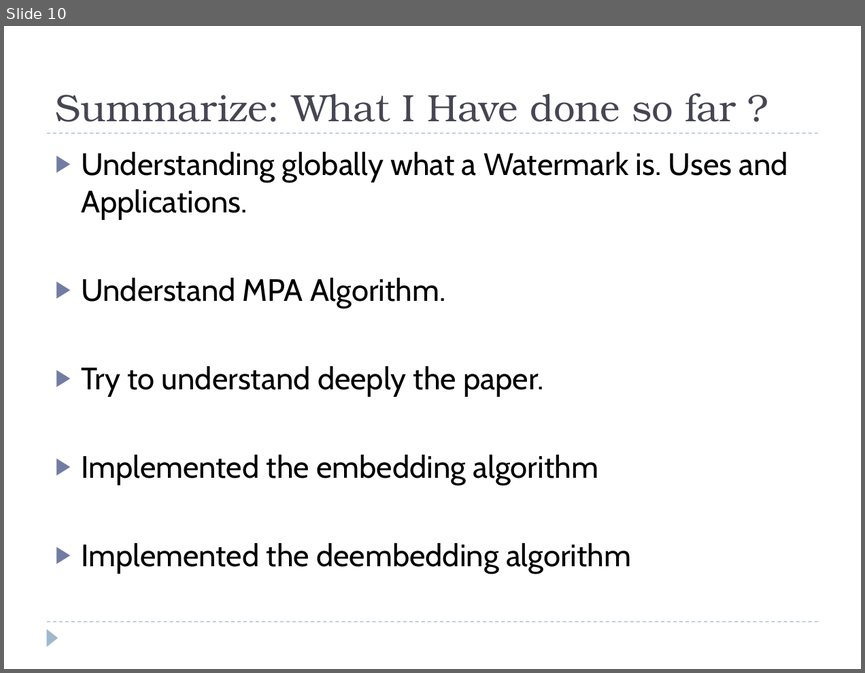
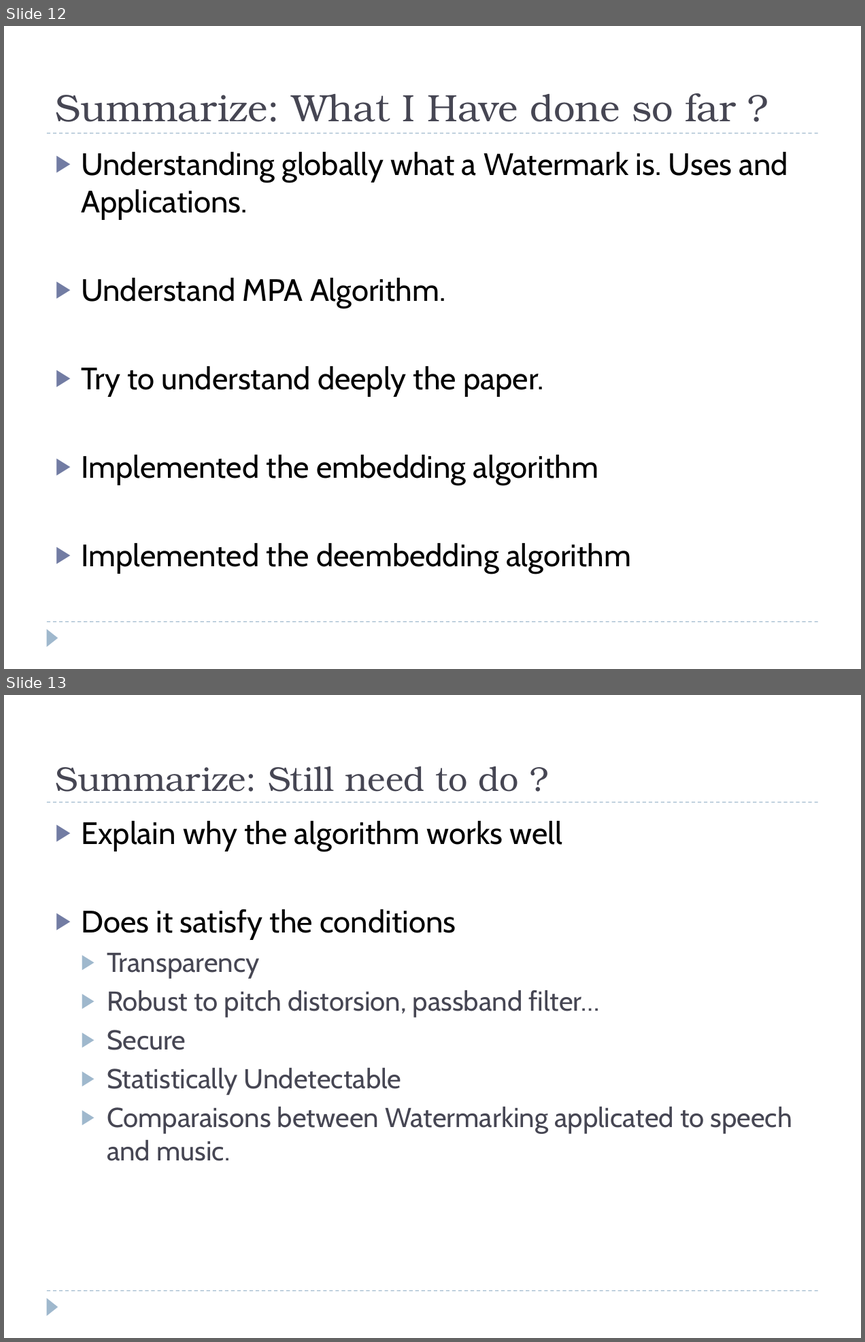
Before and after one commit to saadmahboob/kaist, a slide deck: Digital Speech Processing/Project/Diapo/MPA-Mid presentation.pptx. Shown one above the other, each under a label of ours: slide 10 before the commit, slides 12 and 13 after it. The pictures are 865x673 and 865x1342 pixels, drawn with LibreOffice and Linux fonts; fonts in the diff are those of the drawing. Boxes give left, top, right and bottom in pixels: in the first picture for what was removed or moved away, otherwise in the second. Text is boxed around its words. In the diff, an @@ line names an element or a change of style, - is before the commit and + after.

```diff
--- a/Digital Speech Processing/Project/Diapo/MPA-Mid presentation.pptx
+++ b/Digital Speech Processing/Project/Diapo/MPA-Mid presentation.pptx
@@ slide 13 added at (4, 695, 861, 1338), background #FFFFFF; not listed: 3 template elements that a slide beside it also shows @@
@@ title added at (55, 766, 519, 792), 28.8 pt, text #464653 @@
+Summarize: Still need to do ?
@@ text added at (81, 821, 792, 1161), 23 pt, text #464653 @@
+▶ Explain why the algorithm works well
+▶ Does it satisfy the conditions
+  ▶ Transparency
+  ▶ Robust to pitch distorsion, passband filter…
+  ▶ Secure
+  ▶ Statistically Undetectable
+  ▶ Comparaisons between Watermarking applicated to speech and music.
@@ what was slide 10 is now slide 12 @@
```
Also in this commit, not shown: 3 slides changed, 2 other slides added, 1 other file.
